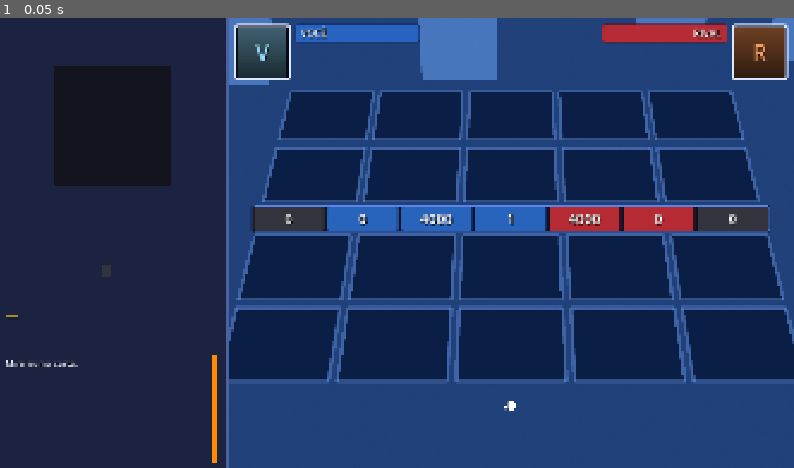
Above: before the commit, frame 1.
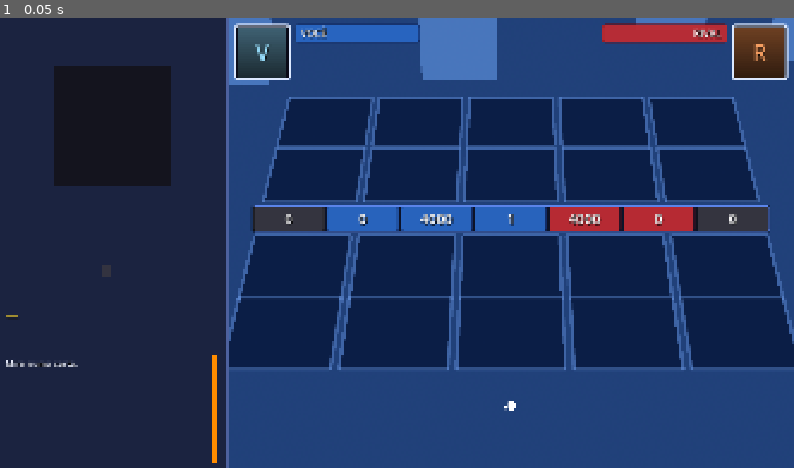
Above: after the commit, the same moment.

Repository: joeyviciousfake-netizen/Astralis
Game: Godot game, scene res://duel3d/mesa_3d.tscn
The game is run twice, just before and just after one commit, with the same random seed, the same clock (stepped at 60 frames per second) and the same inputs.
Inputs:
- Up to frame 1 (0.05 s): no input

The runs differ from the first frame. In frame 1, 5.8% of the frame differs, in the area x 28-100%, y 16-81%.

Commit message:
D49: a grade embutida e o 2D legado passam a ter o mesmo valor unico
core/board_layout.gd (fallback de projeto sem arenas/) e
duel_legacy2d/duel_board.gd (2D legado) repetem a grade oficial: Y_VOCE_MAGIA
995 -> 958 e Y_RIVAL_MAGIA 10 -> 42. As 4 fileiras de monstro ficam como
estavam, e o comentario do codigo registra que o 390 entre as fileiras de
monstro e congelado por decisao do usuario e nao faz parte da grade.

Diff:
--- a/astralis/core/board_layout.gd
+++ b/astralis/core/board_layout.gd
@@ -15,18 +15,23 @@
 ## os MESMOS do schemas/examples/arenas/arena_starter.json, na mesma ordem.
 ## D48 travou isso em teste (test_grade_embutida_igual_arena_oficial): se um
 ## mudar, o outro tem que mudar junto, senão o jogo cai numa grade fantasma.
+## D49: a grade é PERFEITA — UM valor só (263) em TODO o campo: o passo
+## horizontal entre slots vizinhos E o vão vertical monstro->magia, nos dois
+## lados e nos dois tipos. Os 305/695 dos monstros ficam CONGELADOS de propósito
+## (a distância entre a fileira do jogador e a do rival, 390, não faz parte da
+## grade e o usuário pediu para não mexer nela).
 const SLOT := 165.0
 ## GAP não é estética: SLOT + GAP = 263 = o PASSO oficial da arena (632→1684).
 const GAP := 98.0
 const GRID_X := 632.0
 ## Fileiras em ESPELHO (só desenho): monstro sempre perto do centro,
-## magia sempre longe. Rival/cima: monstro 305 (embaixo/perto),
-## magia 10 (cima/longe). Você/baixo: monstro 695 (cima/perto),
-## magia 995 (baixo/longe).
+## magia sempre longe, e sempre a 263 do monstro do MESMO lado.
+## Rival/cima: monstro 305, magia 42 (263 acima). Você/baixo: monstro 695,
+## magia 958 (263 abaixo).
 const Y_RIVAL_MONSTRO := 305.0
-const Y_RIVAL_MAGIA := 10.0
+const Y_RIVAL_MAGIA := 42.0
 const Y_VOCE_MONSTRO := 695.0
-const Y_VOCE_MAGIA := 995.0
+const Y_VOCE_MAGIA := 958.0
 
 const NULO := Vector2(-99999, -99999)
 
@@ -152,7 +157,7 @@
 ## duel_board.gd). Volta (-1,-1) se ID inválido.
 ## Lado 0 (você/baixo): X crescente 632→1684 (índice 0 à esquerda).
 ## Lado 1 (rival/cima): X ESPELHADO 1684→632 (índice 0 à direita) +
-## fileiras trocadas (monstro 305 perto do centro, magia 10 longe).
+## fileiras trocadas (monstro 305 perto do centro, magia 42 longe).
 ## Só DESENHO: IDs/lógica continuam no índice.
 static func default_pos(slot: String) -> Vector2:
 	if not eh_slot_valido(slot):
@@ -197,7 +202,7 @@
 ## D29: schemas/examples/ é SÓ TESTE. Com base de PROJETO (--project) e a
 ## arena ausente lá, NÃO lê de examples/ — devolve "" e a mesa usa a grade
 ## padrão embutida (default_layout/default_hand), que tem os MESMOS números
-## do arena_starter.json (x 632/895/1158/1421/1684, y 695/995/305/10,
+## do arena_starter.json (x 632/895/1158/1421/1684, y 695/958/305/42,
 ## mão p0 1240/980/95 e p1 1240/20/60). Só DESENHO: nenhuma regra muda.
 static func project_arena_path(arena_id: String = "arena_starter") -> String:
 	var aid := arena_id.strip_edges()
--- a/astralis/duel_legacy2d/duel_board.gd
+++ b/astralis/duel_legacy2d/duel_board.gd
@@ -8,10 +8,11 @@
 ## Posições prontas p/ colocar as cartas depois via slot_rect().
 ## ESPELHO do rival (só DESENHO, IDs/lógica intactos): lado 1 com X
 ## invertido (índice 0 à direita) + monstro perto do centro (305) e
-## magia longe (10), espelhando você (695/995).
+## magia longe (42), espelhando você (695/958).
 
 ## Mesmos números da arena oficial (D48: uma arena só, igual ao
-## BoardLayout e ao arena_starter.json). SLOT + GAP = 263 = passo oficial.
+## BoardLayout e ao arena_starter.json; D49: um valor só, 263, em todo o
+## campo). SLOT + GAP = 263 = passo oficial.
 const SLOT := 165.0
 const GAP := 98.0
 const GRID_X := 632.0
@@ -20,12 +21,12 @@
 const DECK_H := 165.0
 
 ## Fileiras em ESPELHO (só desenho, igual ao BoardLayout):
-## monstro sempre perto do centro, magia sempre longe.
+## monstro sempre perto do centro, magia sempre longe, sempre a 263.
 const Y_RIVAL_MONSTRO := 305.0
-const Y_RIVAL_MAGIA := 10.0
+const Y_RIVAL_MAGIA := 42.0
 const Y_DIVISORIA := 540.0
 const Y_VOCE_MONSTRO := 695.0
-const Y_VOCE_MAGIA := 995.0
+const Y_VOCE_MAGIA := 958.0
 
 const COR_FUNDO := Color(0.03, 0.03, 0.07)
 const COR_DOURADO := Color(0.78, 0.64, 0.32)
--- a/astralis/duel_legacy2d/duel_table.gd
+++ b/astralis/duel_legacy2d/duel_table.gd
@@ -95,7 +95,7 @@
 const FILEIRA_RIVAL_MAGIA := 4
 const FILEIRA_MEU_MAGIA := 5
 ## Ordem visual de cima p/ baixo só com os 20 slots do campo (bug 3+5):
-## magia rival (10) -> monstro rival (305) -> meu monstro (695) -> minha magia (995).
+## magia rival (42) -> monstro rival (305) -> meu monstro (695) -> minha magia (958).
 const ORDEM_CAMPO := [4, 1, 2, 5]
 ## Ordem livre p/ observar na vez do rival (LP + 20 slots + mão).
 const ORDEM_LIVRE := [0, 4, 1, 2, 5, 3]
